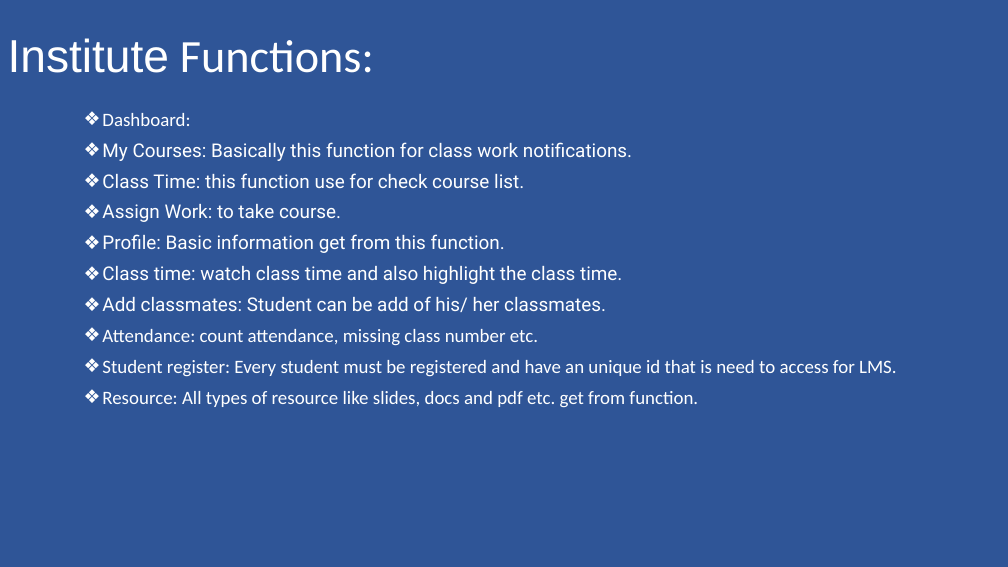
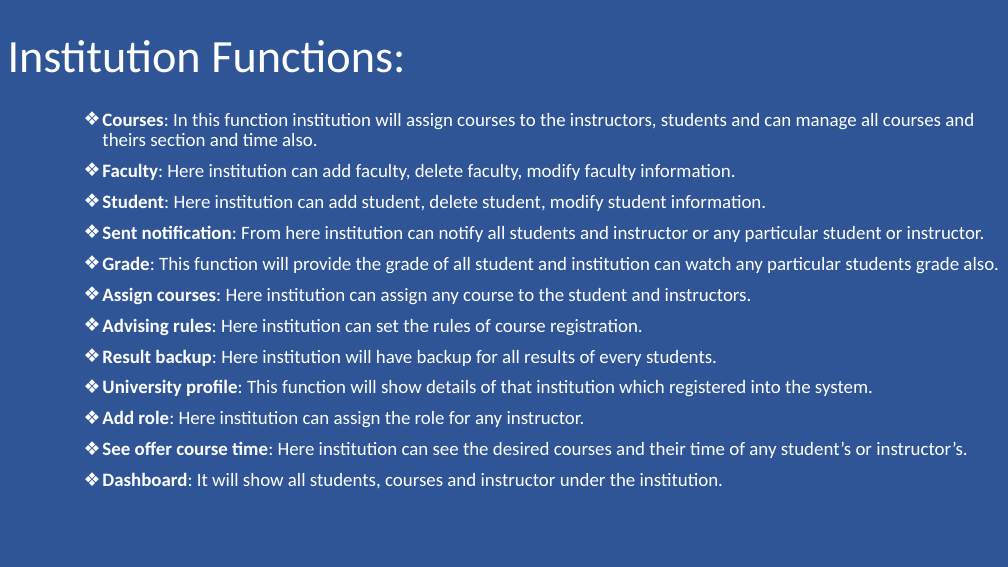
Before and after one commit to maruf1020/CSE499SU20Group1SAA3NSU, a slide deck: slide 5 of Documention/Group project proposal/Presentation.pptx. Drawn at 1008x567 pixels with LibreOffice and Linux fonts; fonts in the diff are those of the drawing. Boxes give left, top, right and bottom in pixels: in the first picture for what was removed or moved away, otherwise in the second. Text is boxed around its words. In the diff, an @@ line names an element or a change of style, - is before the commit and + after.

```diff
--- a/Documention/Group project proposal/Presentation.pptx
+++ b/Documention/Group project proposal/Presentation.pptx
@@ title at box(8, 40, 405, 73): text changed @@
-Institute Functions:
+Institution Functions:
@@ text at box(102, 113, 998, 488): text changed; font Roboto to Calibri @@
-❖ Dashboard:
-❖ My Courses: Basically this function for class work notifications.
-❖ Class Time: this function use for check course list.
-❖ Assign Work: to take course.
-❖ Profile: Basic information get from this function.
-❖ Class time: watch class time and also highlight the class time.
-❖ Add classmates: Student can be add of his/ her classmates.
-❖ Attendance: count attendance, missing class number etc.
-❖ Student register: Every student must be registered and have an unique id that is need to access for LMS.
-❖ Resource: All types of resource like slides, docs and pdf etc. get from function.
+❖ Courses: In this function institution will assign courses to the instructors, students and can manage all courses and theirs section and time also.
+❖ Faculty: Here institution can add faculty, delete faculty, modify faculty information.
+❖ Student: Here institution can add student, delete student, modify student information.
+❖ Sent notification: From here institution can notify all students and instructor or any particular student or instructor.
+❖ Grade: This function will provide the grade of all student and institution can watch any particular students grade also.
+❖ Assign courses: Here institution can assign any course to the student and instructors.
+❖ Advising rules: Here institution can set the rules of course registration.
+❖ Result backup: Here institution will have backup for all results of every students.
+❖ University profile: This function will show details of that institution which registered into the system.
+❖ Add role: Here institution can assign the role for any instructor.
+❖ See offer course time: Here institution can see the desired courses and their time of any student’s or instructor’s.
+❖ Dashboard: It will show all students, courses and instructor under the institution.
```
Also in this commit, not shown: 3 other slides changed, 1 other file.
